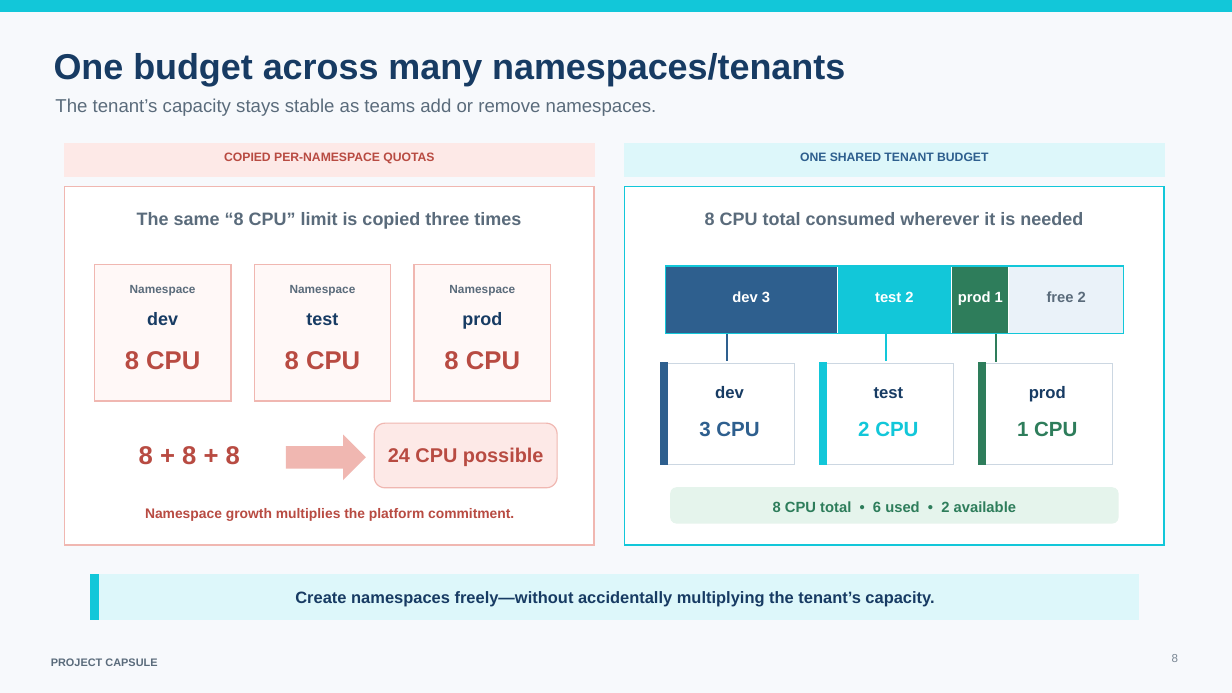
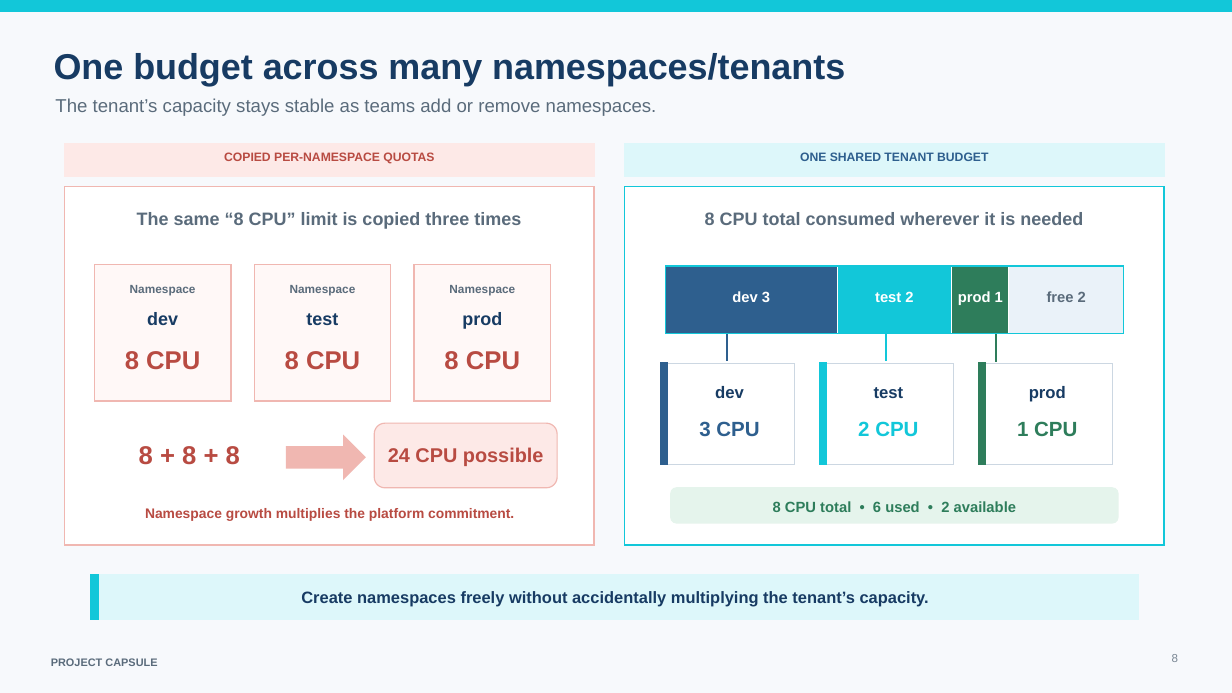
Before and after one commit to projectcapsule/website, a slide deck: slide 8 of presentations/Project_Capsule_Overview.pptx. Drawn at 1232x693 pixels with LibreOffice and Linux fonts; fonts in the diff are those of the drawing. Boxes give left, top, right and bottom in pixels: in the first picture for what was removed or moved away, otherwise in the second. Text is boxed around its words. In the diff, an @@ line names an element or a change of style, - is before the commit and + after.

```diff
--- a/presentations/Project_Capsule_Overview.pptx
+++ b/presentations/Project_Capsule_Overview.pptx
@@ text at bbox=[301, 591, 929, 607]: text changed @@
-Create namespaces freely—without accidentally multiplying the tenant’s capacity.
+Create namespaces freely without accidentally multiplying the tenant’s capacity.
```
Also in this commit, not shown: 7 other slides changed.
